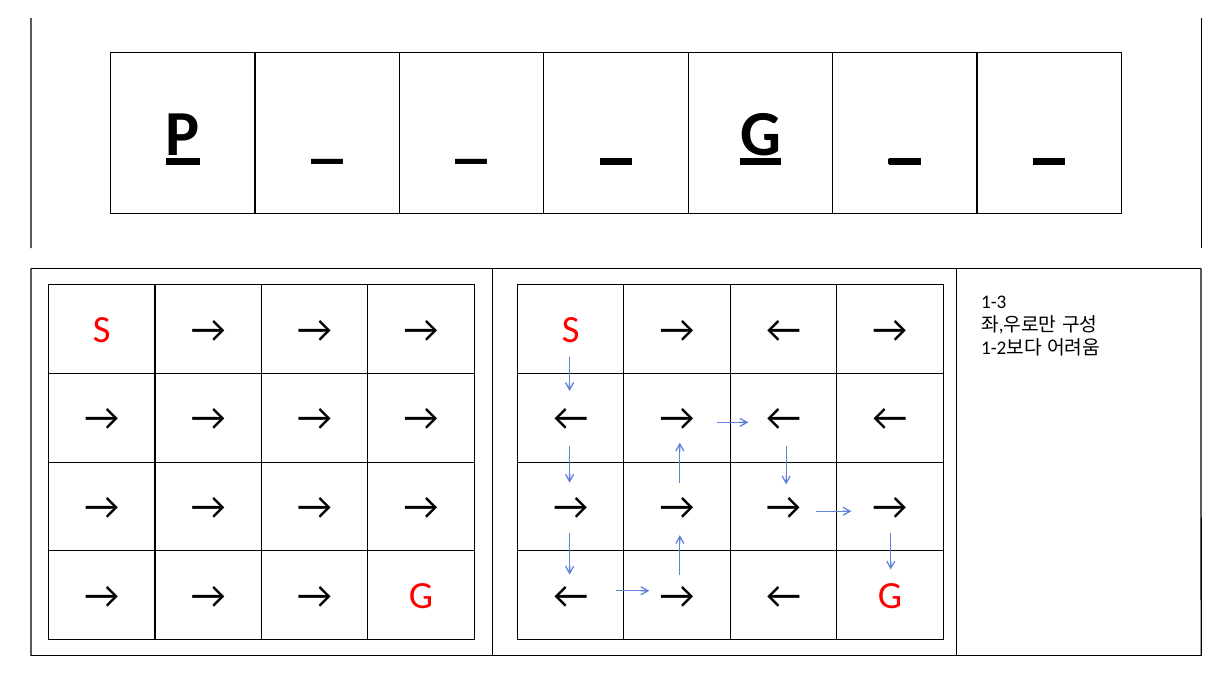
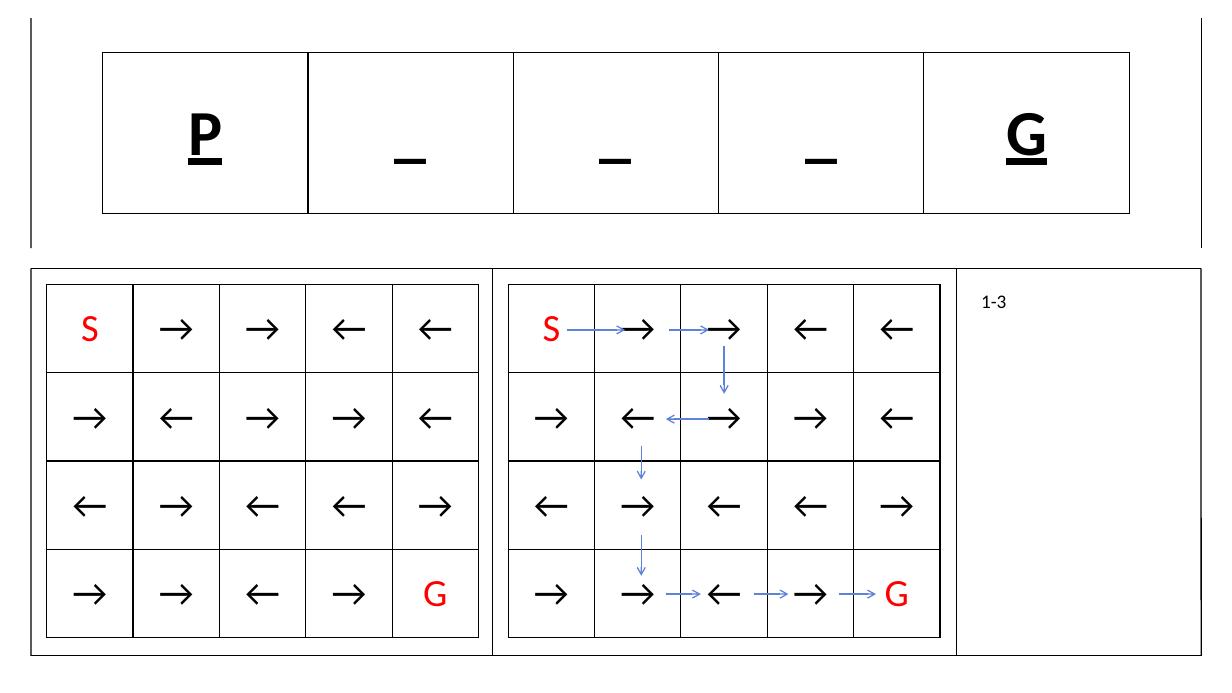
Before and after one commit to BSF0124/Brain-Control, a slide deck: slide 3 of etc/레벨디자인.pptx (slide 4 before the commit). Drawn at 1232x693 pixels with LibreOffice and Linux fonts; fonts in the diff are those of the drawing. Boxes give left, top, right and bottom in pixels: in the first picture for what was removed or moved away, otherwise in the second. Text is boxed around its words. In the diff, an @@ line names an element or a change of style, - is before the commit and + after.

```diff
--- a/etc/레벨디자인.pptx
+++ b/etc/레벨디자인.pptx
@@ table at box(103, 53, 1128, 214) @@
-column 6: _
-column 7: _
@@ table: place and size @@
-table at box(111, 53, 1120, 214)
+table at box(103, 53, 1128, 214)
@@ table at box(46, 285, 481, 638) @@
-column 1: S | → | → | →
-column 2: → | → | → | →
-column 3: → | → | → | →
-column 4: → | → | → | G
+column 1: S | → | ← | →
+column 2: → | ← | → | →
+column 3: → | → | ← | ←
+column 4: ← | → | ← | →
+column 5: ← | ← | → | G
@@ table: place and size @@
-table at box(49, 285, 474, 640)
+table at box(46, 285, 481, 638)
@@ table at box(508, 285, 943, 638) @@
-column 1: S | ← | → | ←
-column 2: → | → | → | →
-column 3: ← | ← | → | ←
-column 4: → | ← | → | G
+column 1: S | → | ← | →
+column 2: → | ← | → | →
+column 3: → | → | ← | ←
+column 4: ← | → | ← | →
+column 5: ← | ← | → | G
@@ table: place and size @@
-table at box(518, 285, 943, 640)
+table at box(508, 285, 943, 638)
@@ text at box(981, 315, 1100, 356): paragraphs removed @@
-좌,우로만 구성
-1-2보다 어려움
@@ elbow arrow added from (567, 330) to (626, 330), #5E81D9 1 pt @@
@@ elbow arrow added from (668, 330) to (709, 330), #5E81D9 1 pt @@
@@ elbow arrow moved from (570, 357) - (570, 391) to (725, 347) - (725, 394) @@
@@ elbow arrow removed from (570, 445) to (570, 482) @@
@@ elbow arrow moved from (680, 482) - (680, 443) to (641, 446) - (641, 480) @@
@@ elbow arrow moved from (717, 422) - (749, 422) to (709, 420) - (666, 420) @@
@@ elbow arrow removed from (787, 445) to (787, 484) @@
@@ elbow arrow removed from (570, 533) to (570, 575) @@
@@ elbow arrow moved from (680, 575) - (680, 535) to (641, 536) - (641, 576) @@
@@ elbow arrow removed from (891, 533) to (891, 569) @@
@@ elbow arrow moved from (616, 591) - (650, 591) to (666, 594) - (701, 594) @@
@@ elbow arrow added from (754, 594) to (788, 594), #5E81D9 1 pt @@
@@ elbow arrow moved from (816, 511) - (851, 511) to (839, 594) - (876, 594) @@
```
Also in this commit, not shown: 3 other slides changed, 4 slides added, 5 slides removed, 3 other files.
